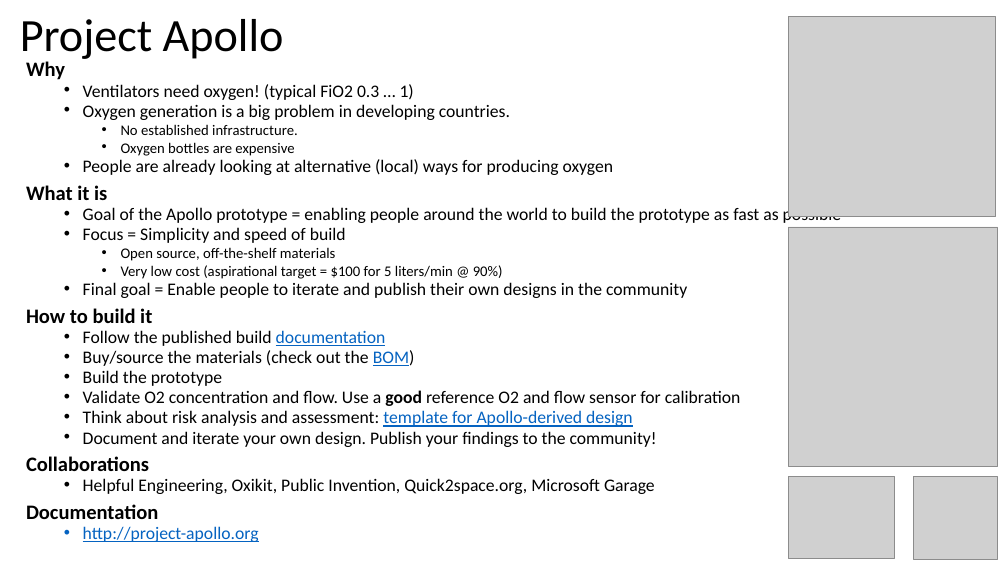
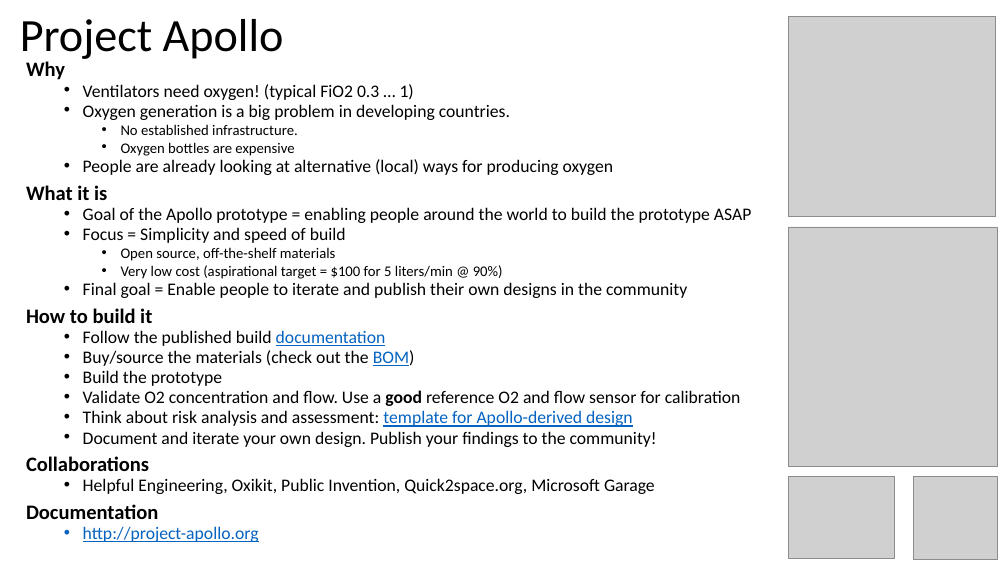
Before and after one commit to oxycon/ProjectApollo, a slide deck: slide 1 of docs/Project Apollo - v06.pptx. Drawn at 1008x567 pixels with LibreOffice and Linux fonts; fonts in the diff are those of the drawing; grey boxes stand for pictures. Boxes give left, top, right and bottom in pixels: in the first picture for what was removed or moved away, otherwise in the second. Text is boxed around its words. In the diff, an @@ line names an element or a change of style, - is before the commit and + after.

Commit message:
add Apollo v4 docs/presentation for COSMIC meeting 5

```diff
--- a/docs/Project Apollo - v06.pptx
+++ b/docs/Project Apollo - v06.pptx
@@ text at [83,207,751,223]: text changed @@
-  • Goal of the Apollo prototype = enabling people around the world to build the prototype as fast as possible
+  • Goal of the Apollo prototype = enabling people around the world to build the prototype ASAP
```
Also in this commit, not shown: 1 other slide changed, 1 other file.
